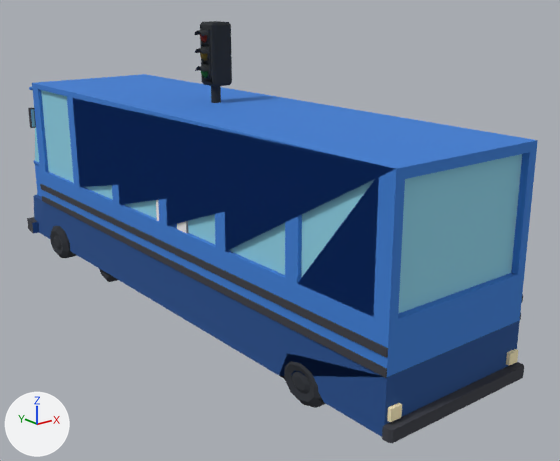
The glTF model public/assets/quaternius/public-transport/transport.glb, before and after one commit.
Rendered twice from a 50 mm lens placed at (-6.95, -10.39, 5.11), pointed at (0.64, -0.9, 1.31). The lights are fixed; the arrows at lower left show +X, +Y and +Z. The older version comes first. Where no turn or scale is listed for an object, it has been applied to the vertices. Vertices at exactly the same position are counted once.

The first picture shows 'Bus', 'TrafficLight' and 1 more.
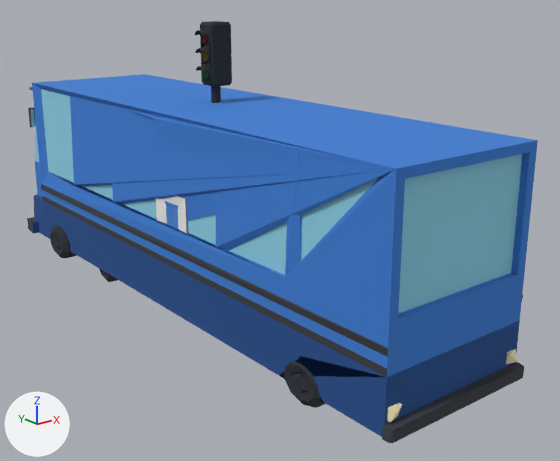
Diff of the bpy script that builds the scene:
```diff
--- a/public/assets/quaternius/public-transport/transport.glb.py
+++ b/public/assets/quaternius/public-transport/transport.glb.py
@@ me_bus @@
 # used by ob_bus; location = (0.0, 0.0, 1.68)
-me_bus.from_pydata(...)  # 625 vertices, 1230 faces; spans x -1.34..1.34, y -5.25..5.25, z -1.68..1.68
+me_bus.from_pydata(...)  # 489 vertices, 958 faces; spans x -1.34..1.34, y -5.25..5.25, z -1.68..1.68
+# me_bus part 1: 137 vertices removed from x -1.33..1.33, y -5.21..5.25, z -1.49..1.58; 1 vertex added at x 1.13, y 4.55, z 1.57
 me_bus.materials.append(mat_vehicle)
```

Changed parts and their boxes [x1, y1, x2, y2] in the pictures (560 x 461 px):
part 1 of me_bus, cut back (blue): before [30, 83, 524, 443]
